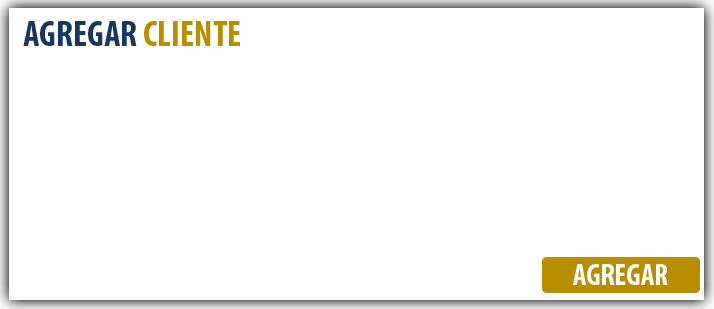
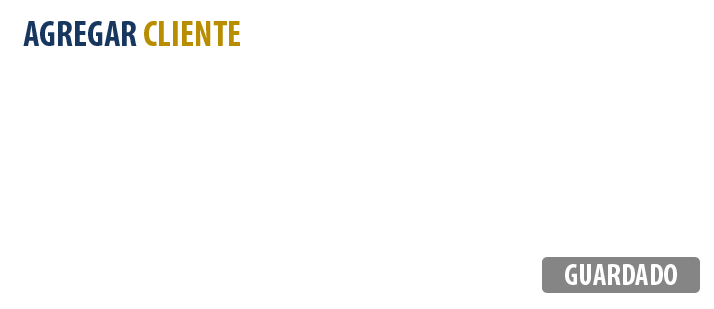
Layered file, before and after one edit (714 × 309). Changes by layer:
hid group "boton_hover" (1st of 2) (2 layers) over (x1=542, y1=257, x2=700, y2=293)
painted on "AGREGAR_HOVER" over (x1=571, y1=264, x2=669, y2=285)
renamed "AGREGAR" to "GUARDADO", painted on it over (x1=565, y1=264, x2=677, y2=285)
hid "background" over (x1=542, y1=257, x2=700, y2=293)
hid "Fondo" over (x1=0, y1=0, x2=714, y2=309)
